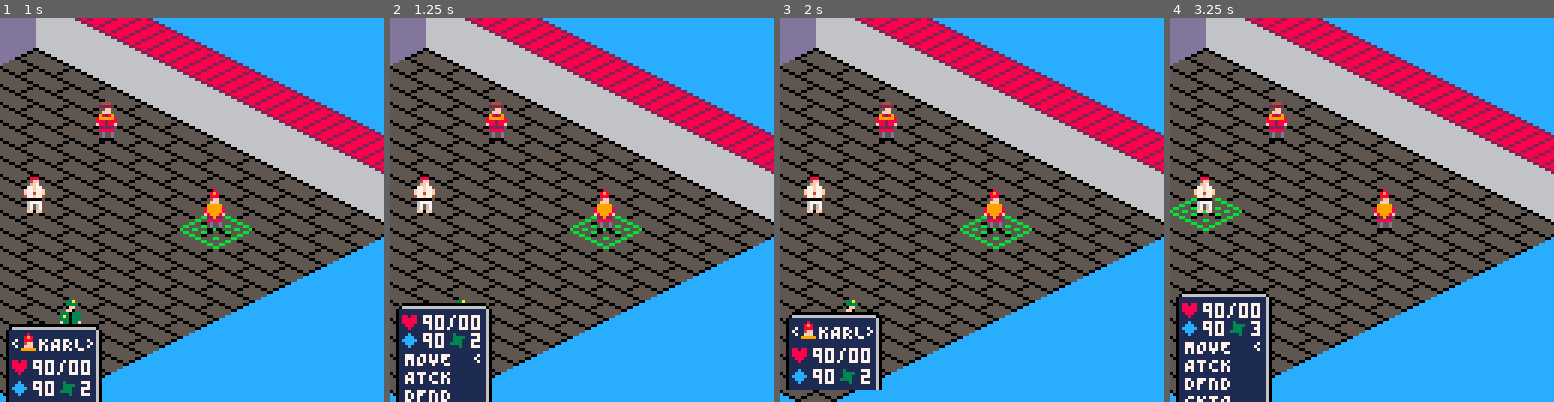
Above: before the commit, frames 1-4 (left to right).
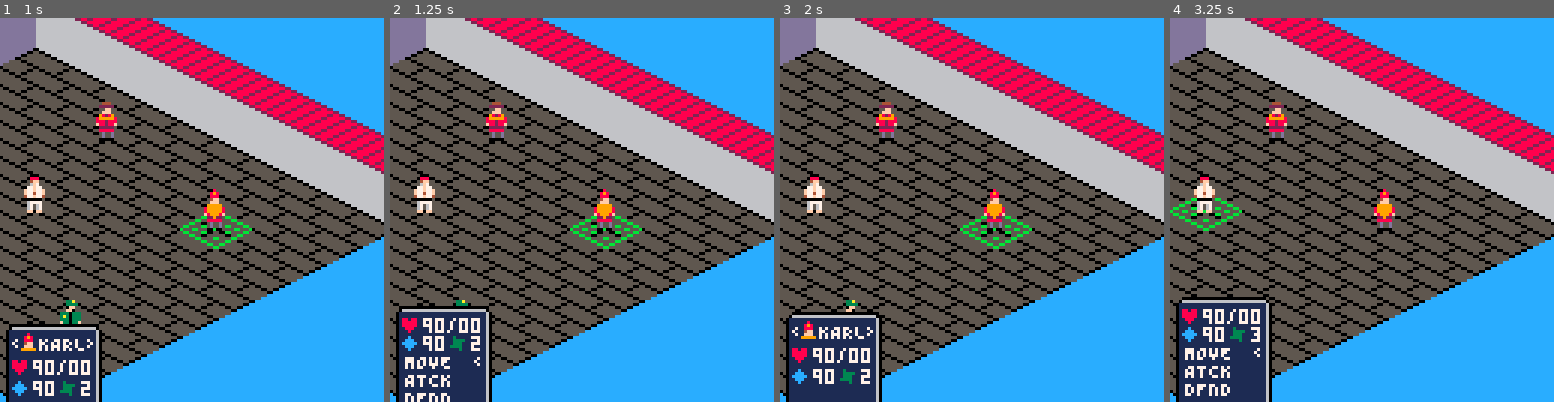
Above: after the commit, the same moments.

Repository: vargero/city_fights
Game: PICO-8 cartridge city_fights.p8
The game is run twice, just before and just after one commit, with the same random seed, the same clock (stepped at 60 frames per second) and the same inputs.
Inputs:
- Up to frame 1 (1 s): tap X (X key) at 0.33 s; tap O (Z key) at 0.7 s
- Up to frame 2 (1.25 s): tap X (X key) at 1.07 s
- Up to frame 3 (2 s): hold Right from 1.6 s (still down); tap O (Z key) at 1.7 s; tap X (X key) at 1.85 s
- Up to frame 4 (3.25 s): release Right at 2.1 s; tap O (Z key) at 2.1, 2.5, 2.9 s; hold Up 2.15-2.42 s; hold Right 2.47-3.03 s; tap X (X key) at 2.97 s; hold Left from 3.08 s (still down)

Frame 1 is identical in both runs. In frame 2, 1.6% of the frame differs, in the area x 1-27%, y 74-100%; in frame 3, 0.8%; in frame 4, 2.4%, in the area x 1-27%, y 71-100%.

Commit message:
Created char turn and made movement happen. Need to refactor action menu.

Diff:
--- a/city_fights.p8
+++ b/city_fights.p8
@@ -195,6 +195,11 @@
 char_turn=function(team,char)
 	return {
 		update=function(s)
+			if(ui.current_state!=ui.states.s_act)then
+				local c=current_scene:state_callback(char_turn(team,char))
+				current_scene:update_state(change_menu_state(ui.states.s_act,c))
+				return
+			end
 			if(btnp(2))then
 				ui.current_state.current_option-=1
 			elseif(btnp(3))then
@@ -202,7 +207,12 @@
 			end
 			if(ui.current_state.current_option<0)ui.current_state.current_option=ui.current_state.options-1
 			if(ui.current_state.current_option>=ui.current_state.options)ui.current_state.current_option=0
-			if(btnp(🅾️))then
+			if(btnp(❎))then
+				if(ui.current_state.current_option==0)then
+					local c=current_scene:state_callback(choose_movement(char,team))
+					current_scene:update_state(change_menu_state(ui.states.hide,c))
+				end
+			elseif(btnp(🅾️))then
 				add(team,char)
 				current_scene:update_state(user_turn(team))
 			end
@@ -265,8 +275,7 @@
 			if(btnp(❎))then
 				local sc=t[s.selected_index]
 				del(t,sc)
-				local c=current_scene:state_callback(char_turn(t,sc))
-				current_scene:update_state(change_menu_state(ui.states.s_act,c))
+				current_scene:update_state(char_turn(t,sc))
 			end
 		end,
 		draw=function(s)
@@ -305,13 +314,12 @@
 			if(btnp(❎)and is_valid(s.selected_tile))then
 				local c=function()
 					current_scene.map:clear_tiles()
-					current_scene:update_state(user_turn(t))
+					current_scene:update_state(char_turn(t,p))
 				end
 				current_scene:update_state(character_movement(p,s.selected_tile,c))
 			elseif(btnp(🅾️))then
 				current_scene.map:clear_tiles()
-				add(t,p)
-				current_scene:update_state(user_turn(t))
+				current_scene:update_state(char_turn(t,p))
 			end
 		end,
 		draw=function(s)
@@ -405,9 +413,7 @@
 			},
 			s_act={
 				draw=function(b,c,o)
-					spr(144,o.x,o.y+16,4,1)
-					spr(144,o.x,o.y+24,4,1)
-					spr(144,o.x,o.y+32,4,1)
+
 					print("♥",o.x+1,o.y+4,8)
 					print("90/00",o.x+9,o.y+4,7)
 					print("◆",o.x+1,o.y+10,12)
@@ -427,6 +433,14 @@
 				y_position=88,
 				options=4,
 				current_option=0
+			},
+			hide={
+				draw=function(b,c,o)
+					spr(c.sprite,o.x+4,o.y+1)
+					prints(c.name,o.x+11,o.y+4,7)
+				end,
+				y_position=118
+
 			}
 		},
 		draw=function(s)
@@ -434,6 +448,9 @@
 			local c=current_scene.camera
 			local o=v(c.x+s.offset.x,c.y+s.offset.y)
 			spr(128,o.x,o.y,4,2)
+			spr(144,o.x,o.y+16,4,1)
+			spr(144,o.x,o.y+24,4,1)
+			spr(144,o.x,o.y+32,4,1)
 			s.current_state:draw(s.char,o)
 		end
 	}
